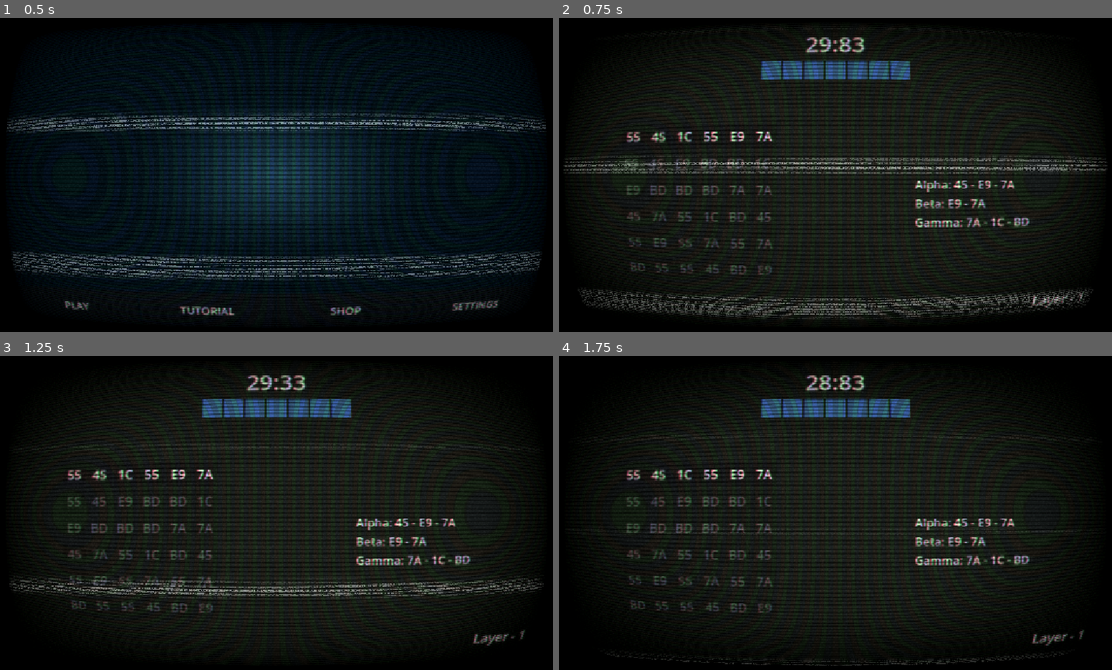
Above: before the commit, frames 1-4 (two rows, left to right).
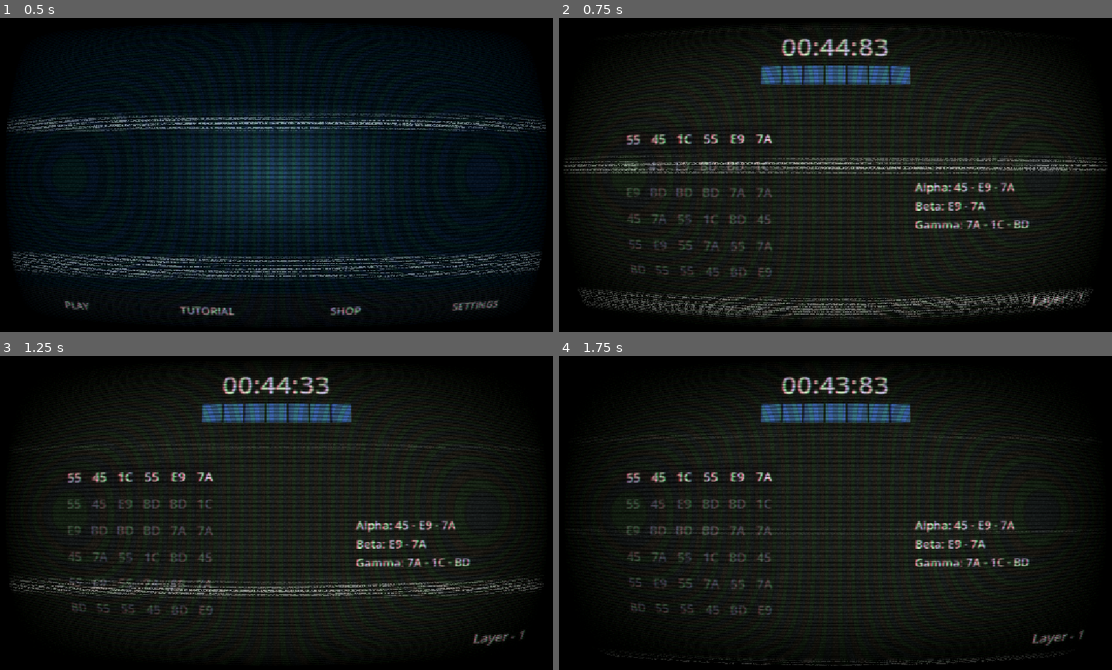
Above: after the commit, the same moments.

Repository: Martisos/Data-Hack-Minigame
Game: Godot game, scene res://scenes/menu.tscn
The game is run twice, just before and just after one commit, with the same random seed, the same clock (stepped at 60 frames per second) and the same inputs.
Inputs (mouse positions are in pixels of both pictures, inside the frame that each line leads up to):
- Up to frame 1 (0.5 s): no input
- Up to frame 2 (0.75 s): click "PLAY" at 0.5 s
- Up to frame 3 (1.25 s): no input
- Up to frame 4 (1.75 s): tap Enter at 1.25 s; move the mouse to (962, 497) at 1.27 s; hold Right from 1.28 s (still down); tap Alt at 1.35 s; click (962, 497) at 1.42 s

Frame 1 is identical in both runs. In frame 2, 4.2% of the frame differs, in the area x 11-86%, y 6-83%; in frame 3, 4.2%; in frame 4, 4.3%, in the area x 12-86%, y 6-83%.

Commit message:
UI Update

Diff:
--- a/scenes/main_game.tscn
+++ b/scenes/main_game.tscn
@@ -56,8 +56,8 @@
 layout_mode = 2
 size_flags_horizontal = 4
 theme_override_colors/font_color = Color(0.8627451, 0.78039217, 0.74509805, 1)
-theme_override_font_sizes/font_size = 48
-text = "30:00"
+theme_override_font_sizes/font_size = 56
+text = "00:45:00"
 
 [node name="MemoryBar" type="HBoxContainer" parent="MainMargin/VBoxContainer/Header" unique_id=685214692]
 layout_mode = 2
--- a/scenes/menu/settings.tscn
+++ b/scenes/menu/settings.tscn
@@ -28,7 +28,7 @@
 [node name="Label" type="Label" parent="." unique_id=831979355]
 layout_mode = 0
 offset_right = 866.0
-offset_bottom = 64.0
+offset_bottom = 67.0
 theme_override_font_sizes/font_size = 48
 text = "SETTINGS"
 horizontal_alignment = 1
@@ -36,7 +36,8 @@
 
 [node name="MarginContainer" type="MarginContainer" parent="." unique_id=984046318]
 layout_mode = 0
-offset_top = 64.0
+offset_left = 1.0
+offset_top = 97.0
 offset_right = 866.0
 offset_bottom = 553.0
 theme_override_constants/margin_left = 20
@@ -57,4 +58,47 @@
 theme_override_font_sizes/font_size = 32
 text = "TV SHADER"
 
+[node name="ColorRect3" type="ColorRect" parent="." unique_id=1335966866]
+layout_mode = 0
+offset_left = 440.5343
+offset_top = 47.0
+offset_right = 505.35507
+offset_bottom = 66.34204
+rotation = 0.5235988
+color = Color(0.043137256, 0.30980393, 0.42352942, 1)
+
+[node name="ColorRect6" type="ColorRect" parent="." unique_id=1091993334]
+layout_mode = 0
+offset_left = 487.0
+offset_top = 64.0
+offset_right = 866.0
+offset_bottom = 96.157394
+color = Color(0.043137256, 0.30980393, 0.42352942, 1)
+
+[node name="ColorRect4" type="ColorRect" parent="." unique_id=71327641]
+layout_mode = 0
+offset_left = 467.5582
+offset_top = 50.157394
+offset_right = 504.75153
+offset_bottom = 65.02373
+rotation = 0.5235988
+color = Color(0.043137256, 0.30980393, 0.42352942, 1)
+
+[node name="ColorRect5" type="ColorRect" parent="." unique_id=1092009727]
+layout_mode = 0
+offset_top = 521.0
+offset_right = 866.0
+offset_bottom = 553.0
+color = Color(0.043137256, 0.30980393, 0.42352942, 1)
+
+[node name="Label2" type="Label" parent="." unique_id=900481751]
+layout_mode = 0
+offset_top = 521.0
+offset_right = 866.0
+offset_bottom = 553.0
+theme_override_font_sizes/font_size = 9
+text = "01110011 01100101 01110100 01110100 01101001 01101110 01100111 01110011 00100000 00101111 00100000 01101111 01110000 01110100 01101001 01101111 01101110 01110011"
+horizontal_alignment = 1
+vertical_alignment = 1
+
 [connection signal="toggled" from="MarginContainer/VBoxContainer/HBoxContainer/shader_check_box" to="." method="_on_shader_check_box_toggled"]
--- a/scenes/menu/shop.tscn
+++ b/scenes/menu/shop.tscn
@@ -10,7 +10,7 @@
 grow_horizontal = 2
 grow_vertical = 2
 
-[node name="ColorRect" type="ColorRect" parent="." unique_id=1084710944]
+[node name="Background" type="ColorRect" parent="." unique_id=1084710944]
 layout_mode = 0
 offset_right = 280.0
 offset_bottom = 553.0
@@ -22,11 +22,54 @@
 offset_bottom = 64.0
 color = Color(0.043137256, 0.30980393, 0.42352942, 1)
 
+[node name="ColorRect3" type="ColorRect" parent="." unique_id=1367969249]
+layout_mode = 0
+offset_left = 116.9761
+offset_top = 46.842606
+offset_right = 182.27051
+offset_bottom = 65.91121
+rotation = 0.5235988
+color = Color(0.043137256, 0.30980393, 0.42352942, 1)
+
+[node name="ColorRect6" type="ColorRect" parent="." unique_id=1933418174]
+layout_mode = 0
+offset_left = 164.0
+offset_top = 64.0
+offset_right = 280.0
+offset_bottom = 96.0
+color = Color(0.043137256, 0.30980393, 0.42352942, 1)
+
+[node name="ColorRect4" type="ColorRect" parent="." unique_id=1462577873]
+layout_mode = 0
+offset_left = 144.0
+offset_top = 50.0
+offset_right = 181.19333
+offset_bottom = 64.86633
+rotation = 0.5235988
+color = Color(0.043137256, 0.30980393, 0.42352942, 1)
+
 [node name="Label" type="Label" parent="." unique_id=831979355]
 layout_mode = 0
 offset_right = 280.0
-offset_bottom = 64.0
+offset_bottom = 63.0
 theme_override_font_sizes/font_size = 32
 text = "UPGRADES"
 horizontal_alignment = 1
 vertical_alignment = 1
+
+[node name="ColorRect5" type="ColorRect" parent="." unique_id=761733789]
+layout_mode = 0
+offset_top = 521.0
+offset_right = 280.0
+offset_bottom = 553.0
+color = Color(0.043137256, 0.30980393, 0.42352942, 1)
+
+[node name="Label4" type="Label" parent="." unique_id=1556478257]
+layout_mode = 0
+offset_top = 521.0
+offset_right = 280.0
+offset_bottom = 553.0
+theme_override_font_sizes/font_size = 7
+text = "01110101 01110000 01100111 01110010 01100001 01100100 01100101 01110011"
+horizontal_alignment = 1
+vertical_alignment = 1
--- a/scripts/main_game.gd
+++ b/scripts/main_game.gd
@@ -27,7 +27,7 @@
 var completed_injection_count: int = 0
 var reward_tiers: Array[float] = [5.0, 10.0, 15.0]
 
-var time_left: float = 30.0
+var time_left: float = 45.0
 
 var is_game_over: bool = false
 
@@ -58,9 +58,11 @@
 	update_timer_ui()
 
 func update_timer_ui() -> void:
-	var seconds = int(time_left)
+	var total_seconds:int = int(time_left)
+	var minutes = total_seconds / 60
+	var seconds = total_seconds % 60
 	var miliseconds = int(fmod(time_left, 1.0) * 100)
-	timer_label.text = "%02d:%02d" % [seconds, miliseconds]
+	timer_label.text = "%02d:%02d:%02d" % [minutes, seconds, miliseconds]
 
 	if time_left <= 10.0 and !is_danger_mode:
 		is_danger_mode = true
@@ -420,8 +422,8 @@
 		rows = 7
 
 	if Stats.layer == 5:
-		path_length = 6
-		max_memory = 6
+		path_length = 8
+		max_memory = 9
 
 	if Stats.layer == 6:
 		tokens.append("FF")
@@ -429,11 +431,15 @@
 		tokens.append("IO")
 
 	if Stats.layer == 7:
+		path_length = 9
+		max_memory = 10
+
+	if Stats.layer == 8:
 		reward_tiers = [3.0, 6.0, 10.0]
 
 	if Stats.layer == 9:
-		path_length = 5
-		max_memory = 5
+		path_length = 9
+		max_memory = 10
 
 	if Stats.layer == 10:
-		reward_tiers = [1.0, 5.0, 9.0]
+		reward_tiers = [1.0, 7.0, 10.0]
